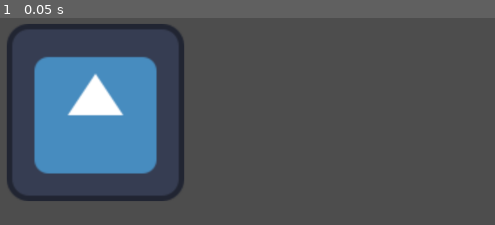
Above: before the commit, frame 1.
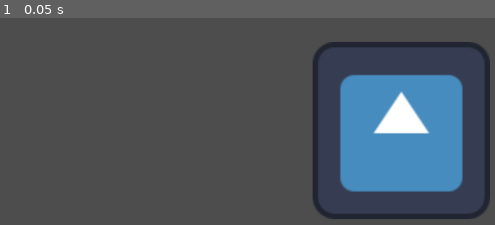
Above: after the commit, the same moment.

Repository: luamct/BrackeysJam2024.2
Game: Godot game, scene res://scenes/game.tscn
Same seed, same stepped clock (60 frames per second), same inputs: the game is played once before the commit and once after it. The engine's default icon, where the game draws it, is replaced by a stand-in: a white triangle on a blue panel in a dark square.
Inputs:
- Up to frame 1 (0.05 s): no input

The runs differ from the first frame. In frame 1, 36% of the frame differs, in the area x 1-99%, y 2-98%.

Commit message:
movi icone

Diff:
--- a/scenes/game.tscn
+++ b/scenes/game.tscn
@@ -5,6 +5,7 @@
 [node name="Game" type="Node2D"]
 
 [node name="Icon" type="Sprite2D" parent="."]
+position = Vector2(441, 26)
 scale = Vector2(2, 2)
 texture = ExtResource("1_hmbkk")
 
